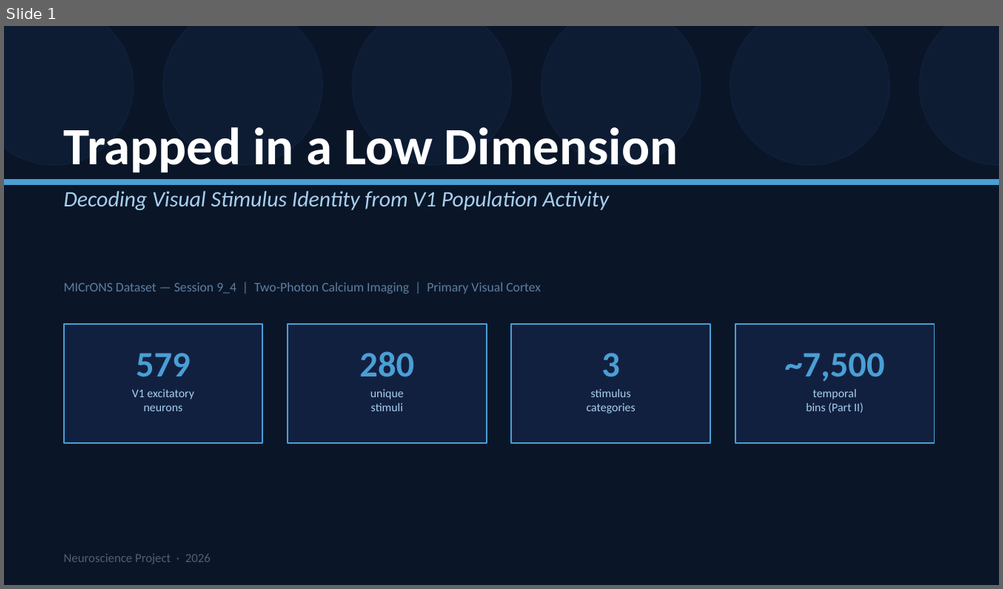
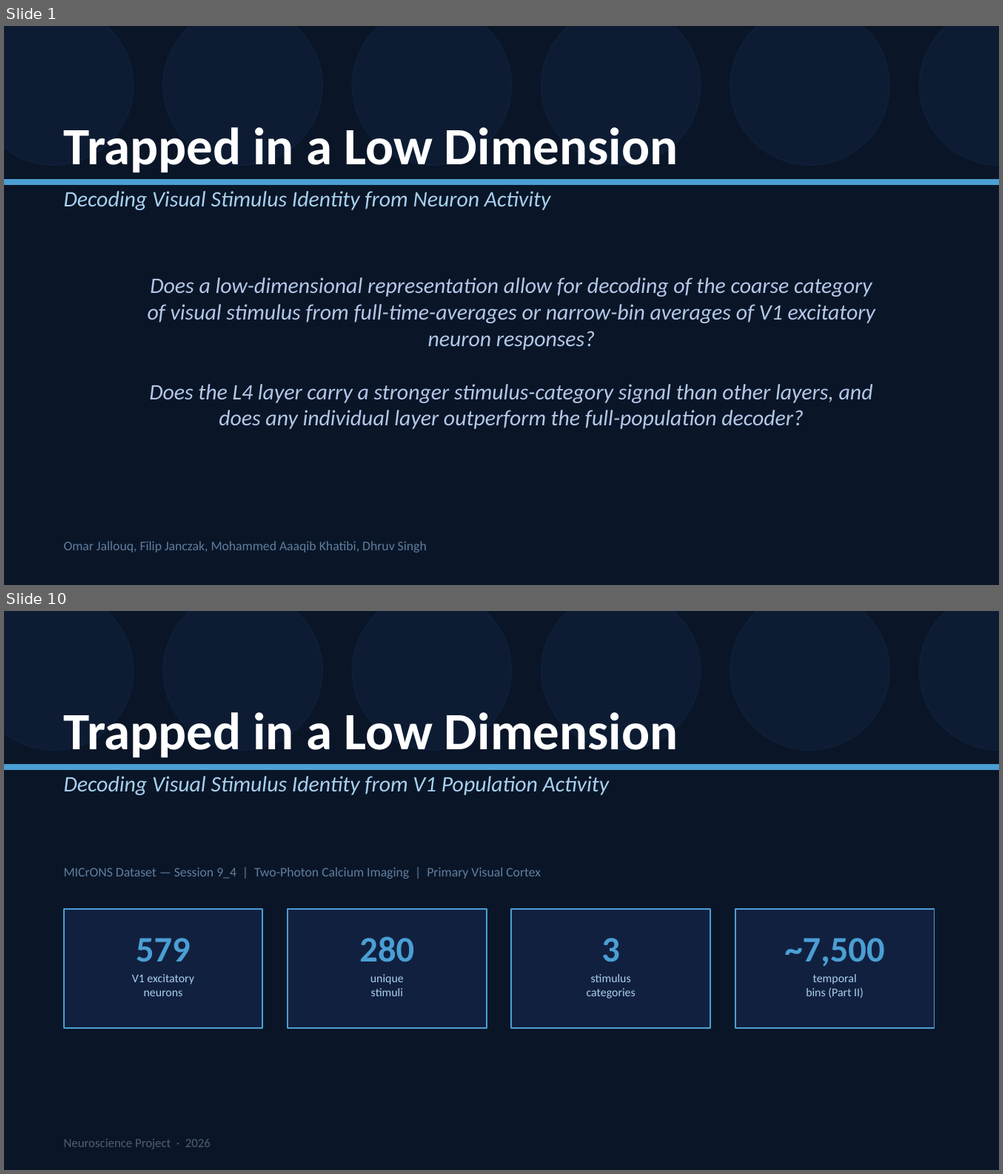
Before and after one commit to Khatibi16/neuroscience, a slide deck: V1_Decoding_Presentation.pptx. Shown one above the other, each under a label of ours: slide 1 before the commit, slides 1 and 10 after it; the slides between them are not shown. The pictures are 1003x589 and 1003x1174 pixels, drawn with LibreOffice and Linux fonts; fonts in the diff are those of the drawing. Boxes give left, top, right and bottom in pixels: in the first picture for what was removed or moved away, otherwise in the second. Text is boxed around its words. In the diff, an @@ line names an element or a change of style, - is before the commit and + after.

```diff
--- a/V1_Decoding_Presentation.pptx
+++ b/V1_Decoding_Presentation.pptx
@@ slide 1 added at box(4, 26, 999, 585), background #0A1628 @@
@@ ellipse added at box(4, 26, 134, 165), fill #1A3560 at 20% opacity, outline #1A3560 1 pt @@
@@ ellipse added at box(163, 26, 322, 165), fill #1A3560 at 20% opacity, outline #1A3560 1 pt @@
@@ ellipse added at box(352, 26, 511, 165), fill #1A3560 at 20% opacity, outline #1A3560 1 pt @@
@@ ellipse added at box(541, 26, 700, 165), fill #1A3560 at 20% opacity, outline #1A3560 1 pt @@
@@ ellipse added at box(730, 26, 889, 165), fill #1A3560 at 20% opacity, outline #1A3560 1 pt @@
@@ ellipse added at box(919, 26, 999, 165), fill #1A3560 at 20% opacity, outline #1A3560 1 pt @@
@@ text added at box(64, 127, 677, 173), 38 pt, text #FFFFFF, bold @@
+Trapped in a Low Dimension
@@ rectangle added at box(4, 180, 999, 184), fill #4A9FD4, outline #4A9FD4 1 pt @@
@@ text added at box(64, 191, 551, 210), 16 pt, text #A8D0ED, italic @@
+Decoding Visual Stimulus Identity from Neuron Activity
@@ text added at box(148, 278, 875, 429), 16 pt, text #B4C7E7, italic @@
+Does a low-dimensional representation allow for decoding of the coarse category of visual stimulus from full-time-averages or narrow-bin averages of V1 excitatory neuron responses?
+Does the L4 layer carry a stronger stimulus-category signal than other layers, and does any individual layer outperform the full-population decoder?
@@ text added at box(64, 542, 427, 553), 9.5 pt, text #607D9E @@
+Omar Jallouq, Filip Janczak, Mohammed Aaaqib Khatibi, Dhruv Singh
@@ what was slide 1 is now slide 10 @@
```
Also in this commit, not shown: 5 slides changed, 8 other slides added.
